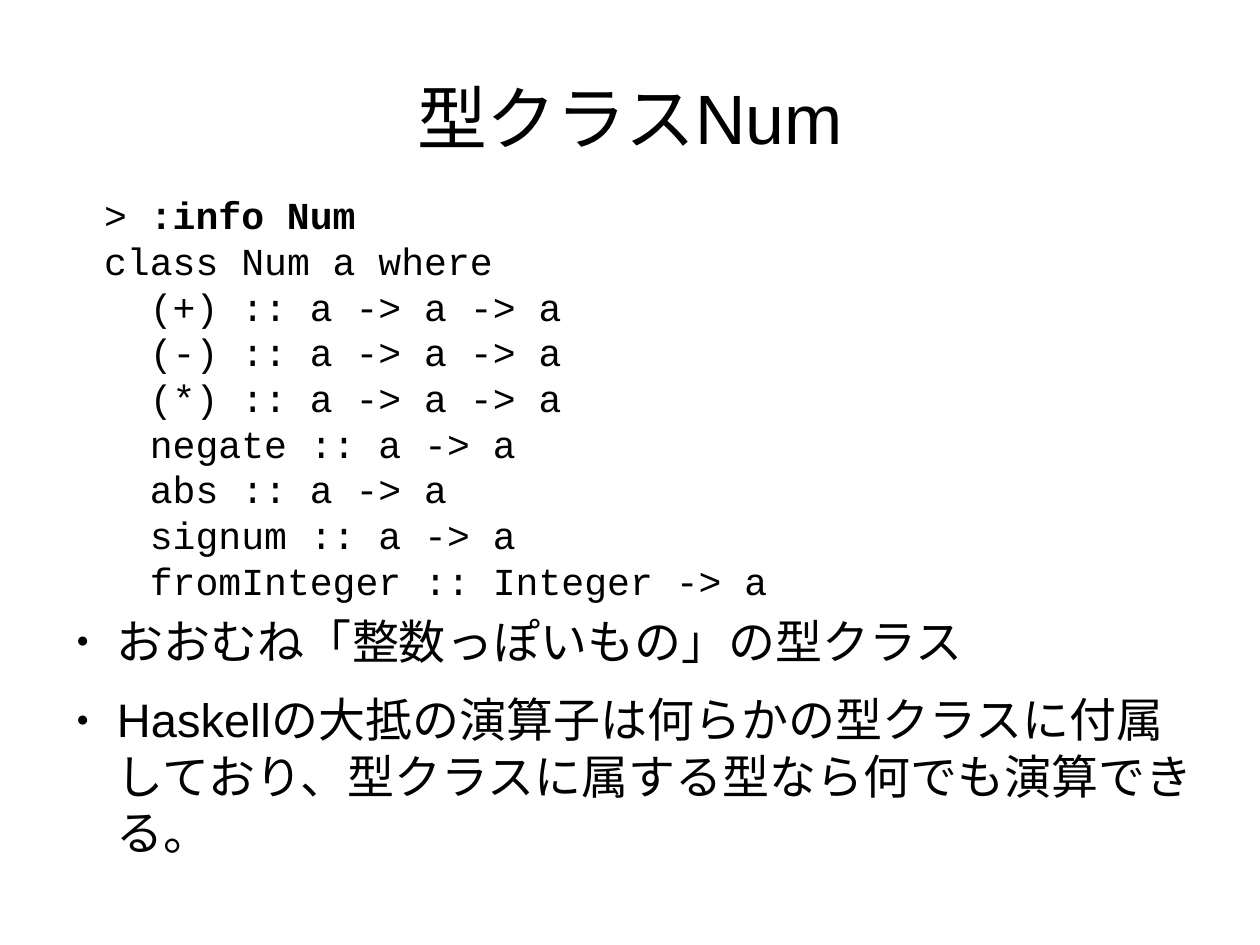
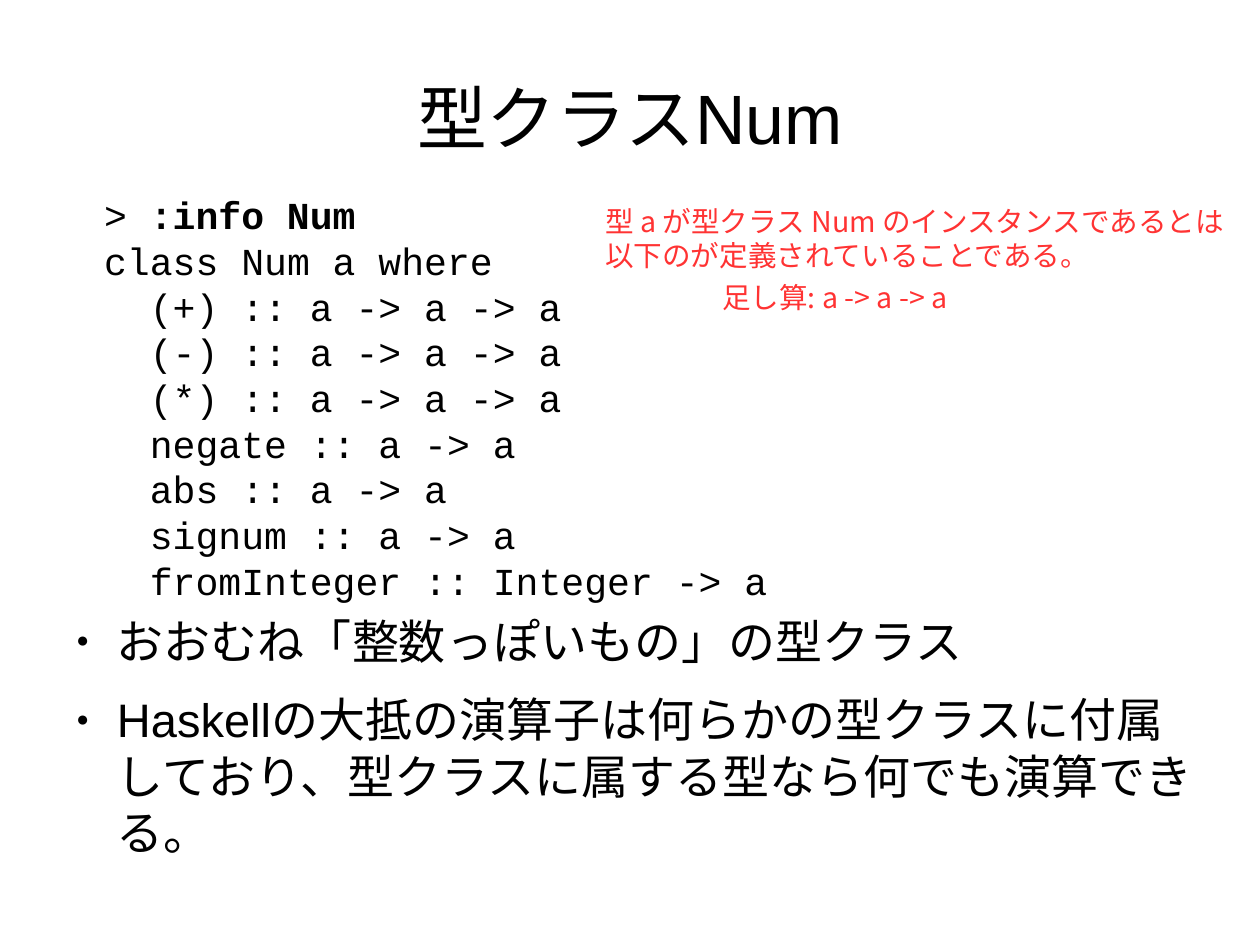
Before and after one commit to nushio3/learn-haskell, a slide deck: slide 43 of Tsukuba-2016.odp (slide 42 before the commit). Drawn at 1260x945 pixels with LibreOffice and Linux fonts; fonts in the diff are those of the drawing. Boxes give left, top, right and bottom in pixels: in the first picture for what was removed or moved away, otherwise in the second. Text is boxed around its words. In the diff, an @@ line names an element or a change of style, - is before the commit and + after.

```diff
--- a/Tsukuba-2016.odp
+++ b/Tsukuba-2016.odp
@@ text added at bbox=[605, 208, 1223, 269], 18 pt, text #FF3333 @@
+型 a が型クラス Num のインスタンスであるとは
+以下のが定義されていることである。
@@ text added at bbox=[722, 284, 947, 311], 18 pt, text #FF3333 @@
+足し算: a -> a -> a
```
Also in this commit, not shown: 67 other slides changed, 1 slide added, 1 other file.
